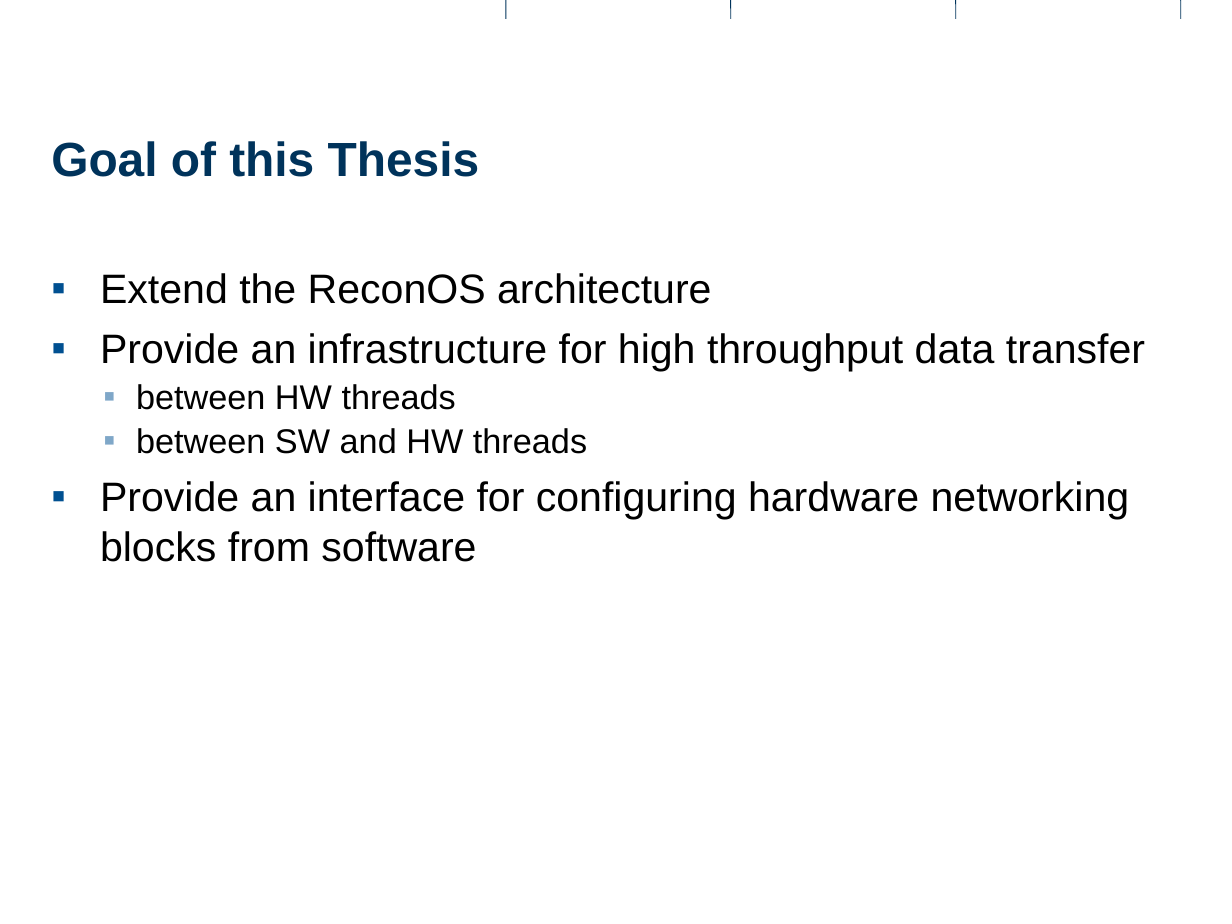
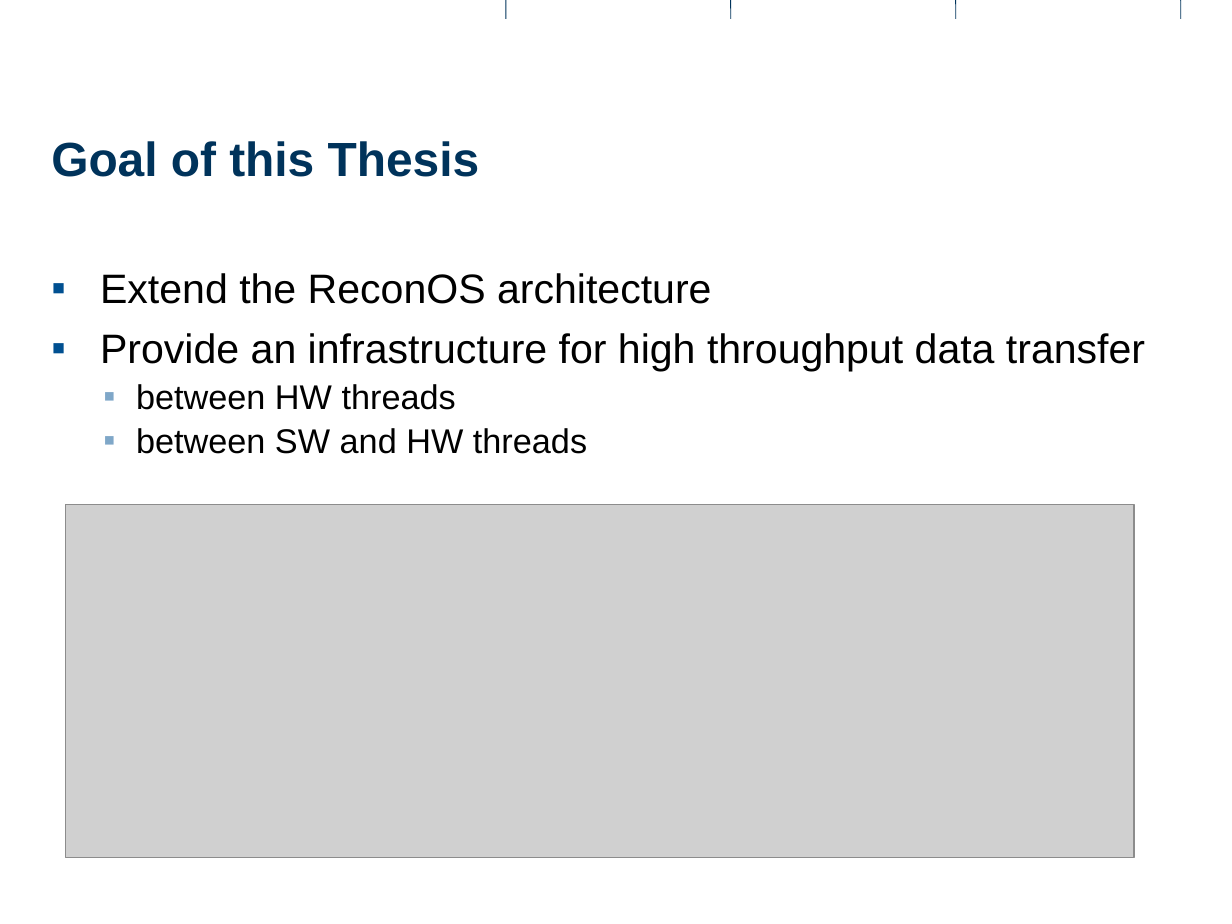
Before and after one commit to rihuber/ma, a slide deck: slide 7 of documents/presentations/intermediate1/intermediate1.odp (slide 8 before the commit). Drawn at 1232x924 pixels with LibreOffice and Linux fonts; fonts in the diff are those of the drawing; grey boxes stand for pictures; background and template pictures are left out. Boxes give left, top, right and bottom in pixels: in the first picture for what was removed or moved away, otherwise in the second. Text is boxed around its words. In the diff, an @@ line names an element or a change of style, - is before the commit and + after.

```diff
--- a/documents/presentations/intermediate1/intermediate1.odp
+++ b/documents/presentations/intermediate1/intermediate1.odp
@@ picture added at <box>65,504,1133,857</box> @@
@@ text at <box>100,481,1130,562</box>: paragraph removed @@
-▪ Provide an interface for configuring hardware networking blocks from software
```
Also in this commit, not shown: 10 other slides changed, 5 slides added, 3 slides removed.
